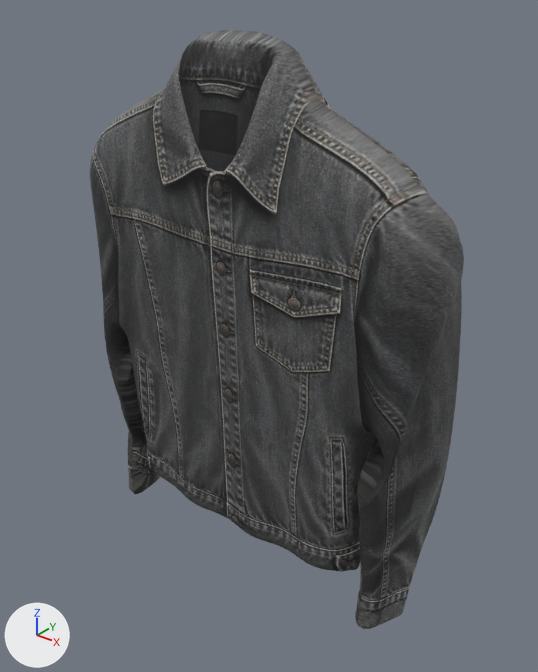
One commit to the glTF model assets/jacket_amber.glb: the scene before it, then after it.
Rendered twice from a 50 mm camera at (0.537, -0.623, 0.054) aimed at (0.02, 0.024, -0.347). The lights are fixed; the arrows at lower left show +X, +Y and +Z. The first picture is the older version. Where no turn or scale is listed for an object, it has been applied to the vertices. Vertices at exactly the same position are counted once.

In view in the first picture: 'Jacket'.
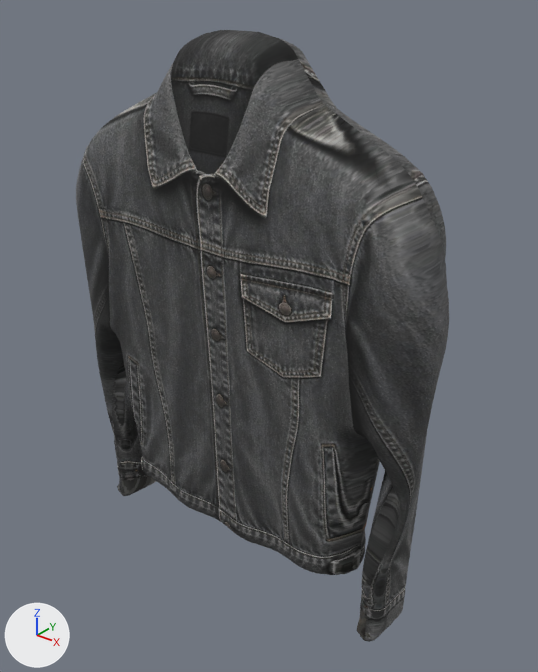
Location of each change, [x1, y1, x2, y2] in pixels of the pictures (538 x 672 px; the box of a moved part takes in the faces that stretch with it):
'Jacket', reshaped, moved: before [90, 30, 464, 629]; after [76, 30, 449, 642]
part 1 of me_jacketmesh, moved or reshaped: before [90, 39, 462, 629]; after [76, 39, 449, 642]
part 2 of me_jacketmesh, surface changed: before [109, 30, 463, 572]; after [104, 30, 446, 575]
part 3 of me_jacketmesh, recoloured: before [104, 220, 464, 571]; after [97, 213, 446, 575]

The change in detail:
me_jacketmesh is used by ob_jacket; location (0.001, -0.005, -0.339).
me_jacketmesh had 46868 vertices, 93666 faces and spanned x -0.253..0.253, y -0.04..0.095, z -0.342..0.342.
me_jacketmesh now has 46868 vertices, 93681 faces and spans x -0.259..0.259, y -0.042..0.081, z -0.342..0.342.
me_jacketmesh part 1: 46095 of 46868 vertices moved; they spanned x -0.253..0.253, y -0.04..0.095, z -0.342..0.342 and now span x -0.259..0.259, y -0.042..0.081, z -0.342..0.342; mean shift (0.0, 0.009, 0.001); largest move (0.216, 0.043, -0.325) -> (-0.225, 0.04, -0.073).
me_jacketmesh part 2: 4051 kept faces spanning x -0.254..0.249, y -0.02..0.069, z -0.338..0.342 get new texture (UV) coordinates.
me_jacketmesh part 3: 2174 kept faces spanning x -0.259..0.253, y -0.033..0.072, z -0.336..0.186 get new vertex colours; the middle colour goes from white #fafafa to white #f9f9f9.
Object 'Jacket' (ob_jacket) moves from (0.001, -0.005, -0.339) to (0.001, -0.02, -0.339).
